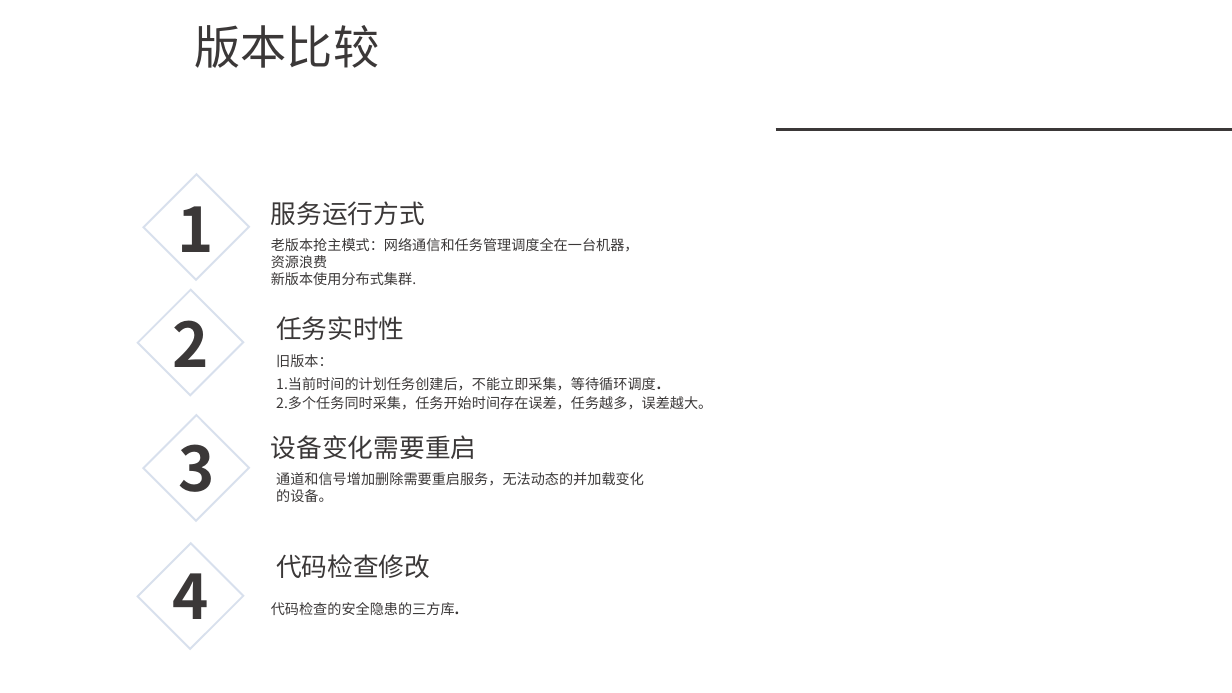
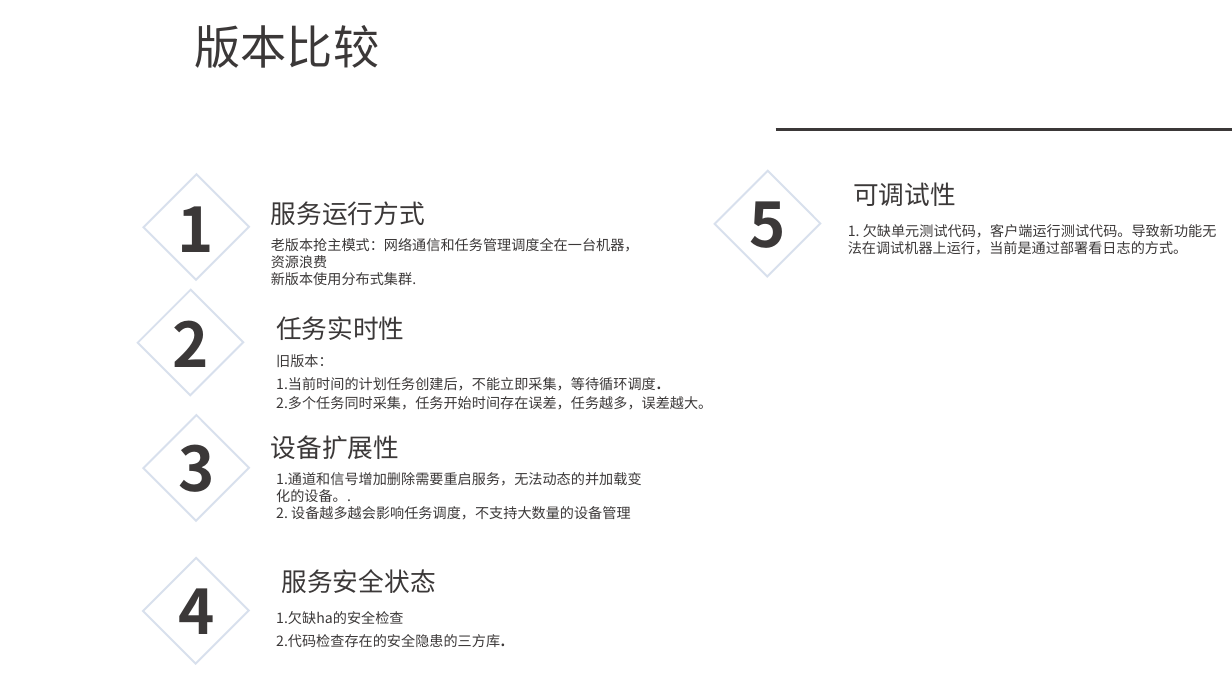
Before and after one commit to xuecat/IngestTask, a slide deck: slide 2 of ingesttask.pptx. Drawn at 1232x693 pixels with LibreOffice and Linux fonts; fonts in the diff are those of the drawing; background and template pictures are left out. Boxes give left, top, right and bottom in pixels: in the first picture for what was removed or moved away, otherwise in the second. Text is boxed around its words. In the diff, an @@ line names an element or a change of style, - is before the commit and + after.

Commit message:
修改文档

```diff
--- a/ingesttask.pptx
+++ b/ingesttask.pptx
@@ rectangle: place and size @@
-rectangle at (138,544,244,650)
+rectangle at (715,171,821,277)
@@ ellipse added at (722,177,814,269), 48 pt, text #3B3838, bold @@
+5
@@ text added at (853,182,956,206), 20 pt, text #3B3838 @@
+可调试性
@@ text added at (848,224,1217,255), 11 pt, text #3B3838 @@
+1. 欠缺单元测试代码，客户端运行测试代码。导致新功能无法在调试机器上运行，当前是通过部署看日志的方式。
@@ text at (271,435,399,459): text changed @@
-设备变化需要重启
+设备扩展性
@@ text at (276,472,641,520): text changed @@
-通道和信号增加删除需要重启服务，无法动态的并加载变化的设备。
+1.通道和信号增加删除需要重启服务，无法动态的并加载变化的设备。.
+2. 设备越多越会影响任务调度，不支持大数量的设备管理
@@ rectangle added at (143,558,248,664), outline #B6C6DD 1.5 pt @@
@@ ellipse "4": place and size @@
-ellipse "4" at (145,549,238,641)
+ellipse "4" at (151,564,243,656)
@@ text removed at (276,554,430,578) @@
-代码检查修改
@@ text added at (282,569,436,593), 20 pt, text #3B3838 @@
+服务安全状态
@@ text at (276,611,500,647): text changed @@
-代码检查的安全隐患的三方库.
+1.欠缺ha的安全检查
+2.代码检查存在的安全隐患的三方库.
```
Also in this commit, not shown: 1 other slide changed, 1 slide added, 1 slide removed, 2 other files.
